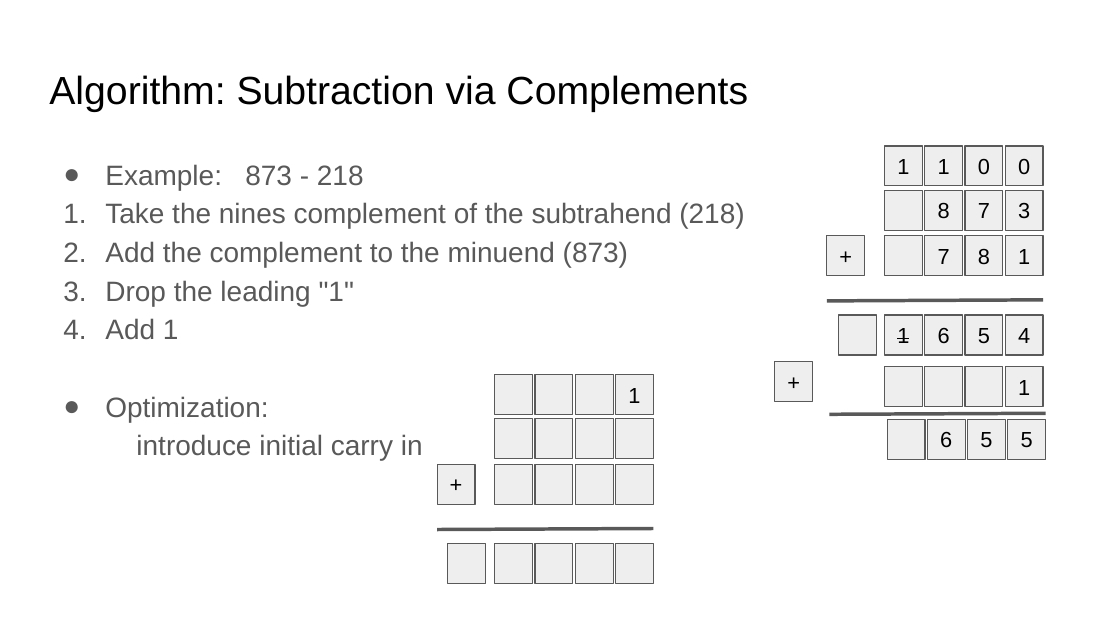
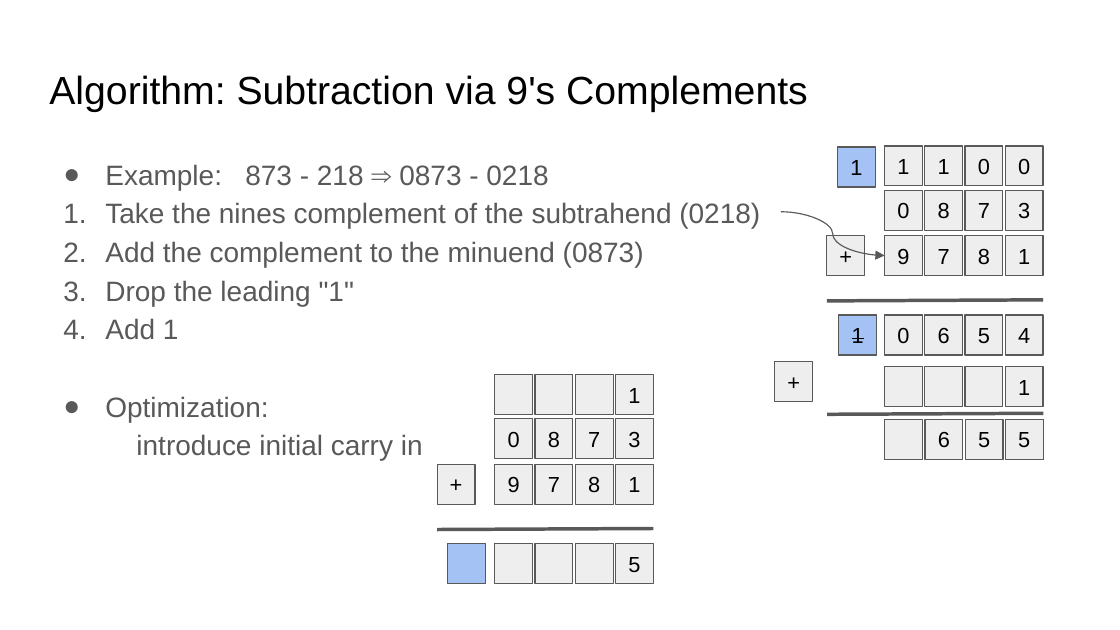
Before and after one commit to COMP122/comp122-s22, a slide deck: slide 10 of format_encodings/documents/Base10_ Mathematical Review.pptx. Drawn at 1120x630 pixels with LibreOffice and Linux fonts; fonts in the diff are those of the drawing. Boxes give left, top, right and bottom in pixels: in the first picture for what was removed or moved away, otherwise in the second. Text is boxed around its words. In the diff, an @@ line names an element or a change of style, - is before the commit and + after.

```diff
--- a/format_encodings/documents/Base10_ Mathematical Review.pptx
+++ b/format_encodings/documents/Base10_ Mathematical Review.pptx
@@ title at [49,75,808,112]: text changed @@
-Algorithm: Subtraction via Complements
+Algorithm: Subtraction via 9's Complements
@@ rectangle added at [838,147,876,187], fill #A4C2F4, outline #595959 0.75 pt, 14 pt, text #000000 @@
+1
@@ text at [105,164,760,267]: text changed @@
-● Example: 873 - 218
-1. Take the nines complement of the subtrahend (218)
-2. Add the complement to the minuend (873)
+● Example: 873 - 218 ⇒ 0873 - 0218
+1. Take the nines complement of the subtrahend (0218)
+2. Add the complement to the minuend (0873)
@@ text in rectangle at [897,202,909,219]: text added @@
+0
@@ curved arrow added from (781, 212) to (885, 255), #595959 0.75 pt @@
@@ text in rectangle at [897,248,909,265]: text added @@
+9
@@ rectangle "1": place and size @@
-rectangle "1" at [885,315,923,355]
+rectangle "1" at [839,315,877,355]
@@ rectangle "1" at [839,315,877,355]: fill #EEEEEE to #A4C2F4 @@
@@ rectangle removed at [839,315,877,355] @@
@@ rectangle added at [885,315,923,355], fill #EEEEEE, outline #595959 0.75 pt, 14 pt, text #000000 @@
+0
@@ line moved from (830, 414) - (1046, 413) to (827, 414) - (1044, 413) @@
@@ text in rectangle at [508,431,520,448]: text added @@
+0
@@ text in rectangle at [548,431,560,448]: text added @@
+8
@@ text in rectangle at [588,432,600,447]: text added @@
+7
@@ text in rectangle at [628,431,640,448]: text added @@
+3
@@ text in rectangle at [508,476,520,493]: text added @@
+9
@@ text in rectangle at [548,477,560,492]: text added @@
+7
@@ text in rectangle at [588,476,600,493]: text added @@
+8
@@ text in rectangle at [628,477,640,492]: text added @@
+1
@@ rectangle at [448,543,486,584]: fill #EEEEEE to #A4C2F4 @@
@@ text in rectangle at [628,557,640,573]: text added @@
+5
```
Also in this commit, not shown: 13 other slides changed, 1 slide removed, 12 other files.
